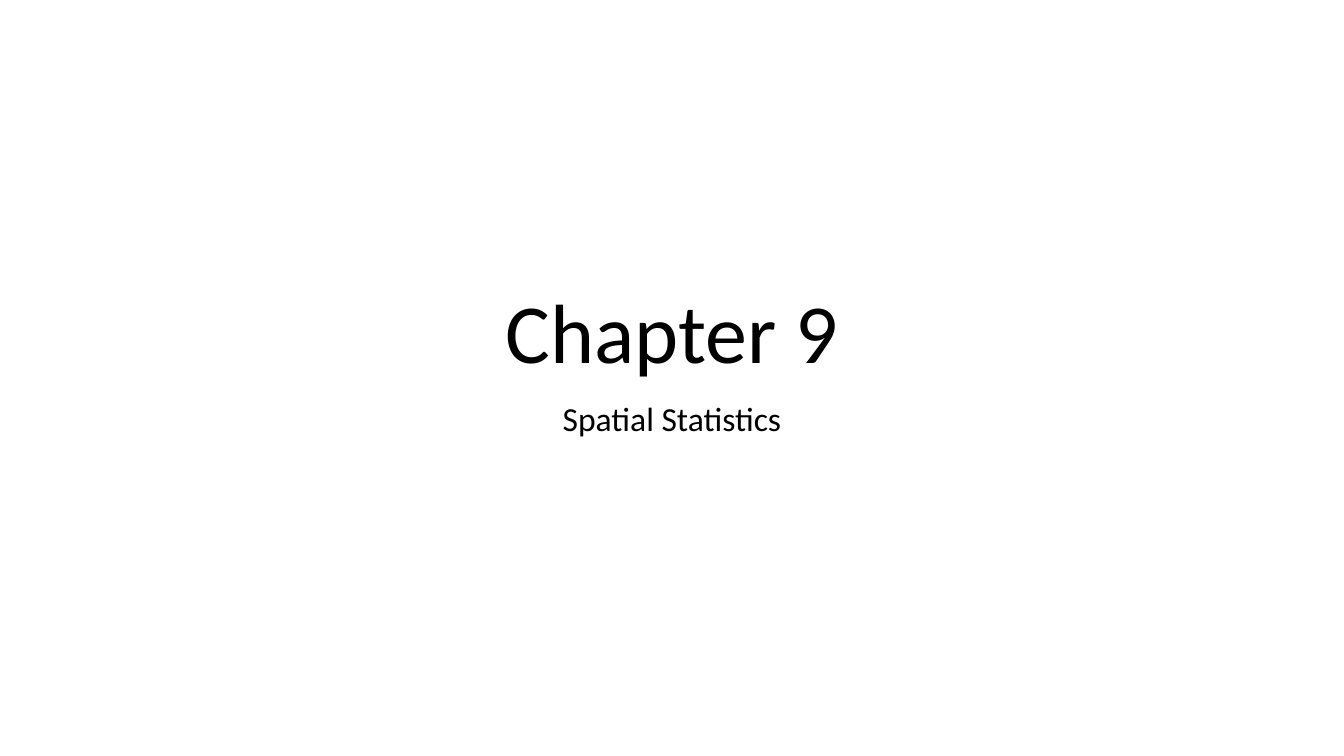
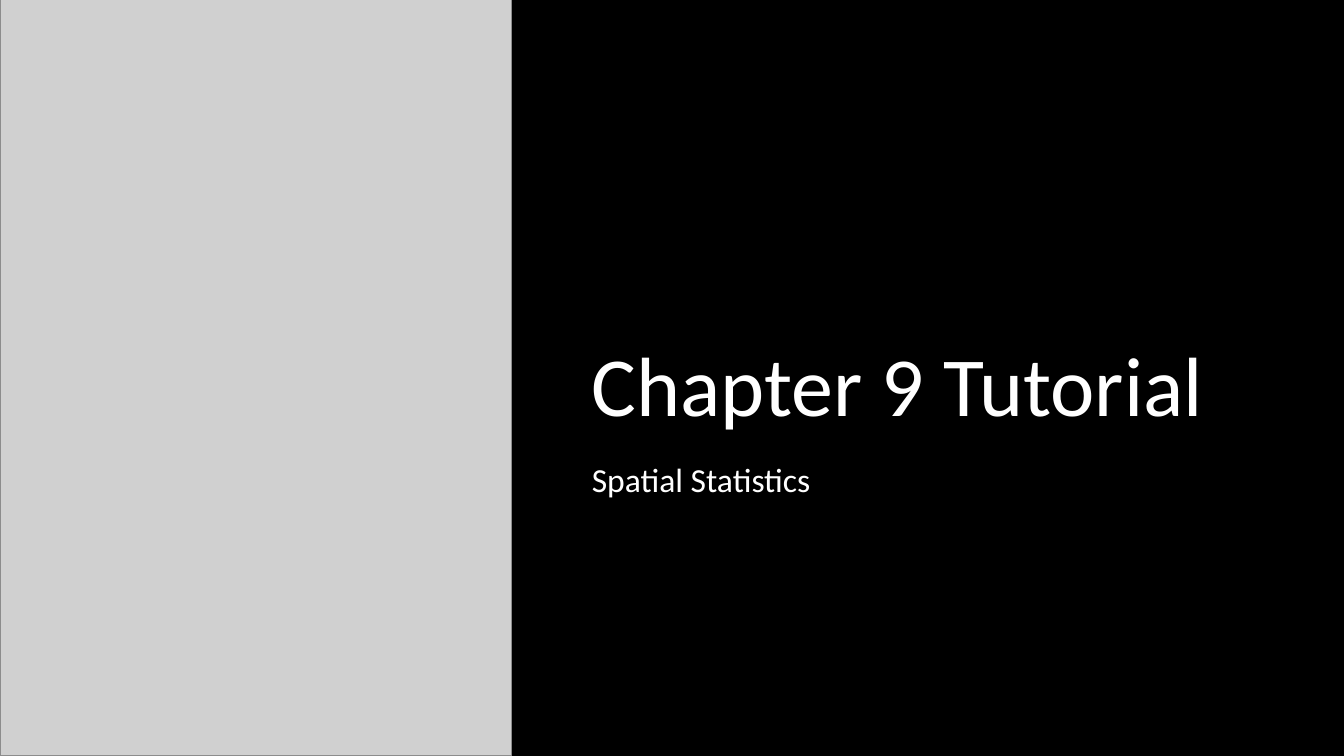
Before and after one commit to abmgis/abmgis, a slide deck: slide 1 of Chapter09-SpatialStatistics/Chapter9_Tutorial.pptx. Drawn at 1344x756 pixels with LibreOffice and Linux fonts; fonts in the diff are those of the drawing; grey boxes stand for pictures. Boxes give left, top, right and bottom in pixels: in the first picture for what was removed or moved away, otherwise in the second. Text is boxed around its words. In the diff, an @@ line names an element or a change of style, - is before the commit and + after.

Commit message:
made standard openning slide for all tutorials

```diff
--- a/Chapter09-SpatialStatistics/Chapter9_Tutorial.pptx
+++ b/Chapter09-SpatialStatistics/Chapter9_Tutorial.pptx
@@ background #FFFFFF to #000000 @@
@@ picture added at (0, 0, 511, 756) @@
@@ title at (592, 357, 1202, 430): text changed; text colour #000000 to #FFFFFF @@
-Chapter 9
+Chapter 9 Tutorial
@@ subtitle "Spatial Statistics": place and size @@
-subtitle "Spatial Statistics" at (563, 407, 782, 437)
+subtitle "Spatial Statistics" at (592, 468, 811, 498)
@@ subtitle "Spatial Statistics" at (592, 468, 811, 498): text colour #000000 to #FFFFFF; alignment centre to left @@
```
Also in this commit, not shown: 1 slide added, 6 other files.
